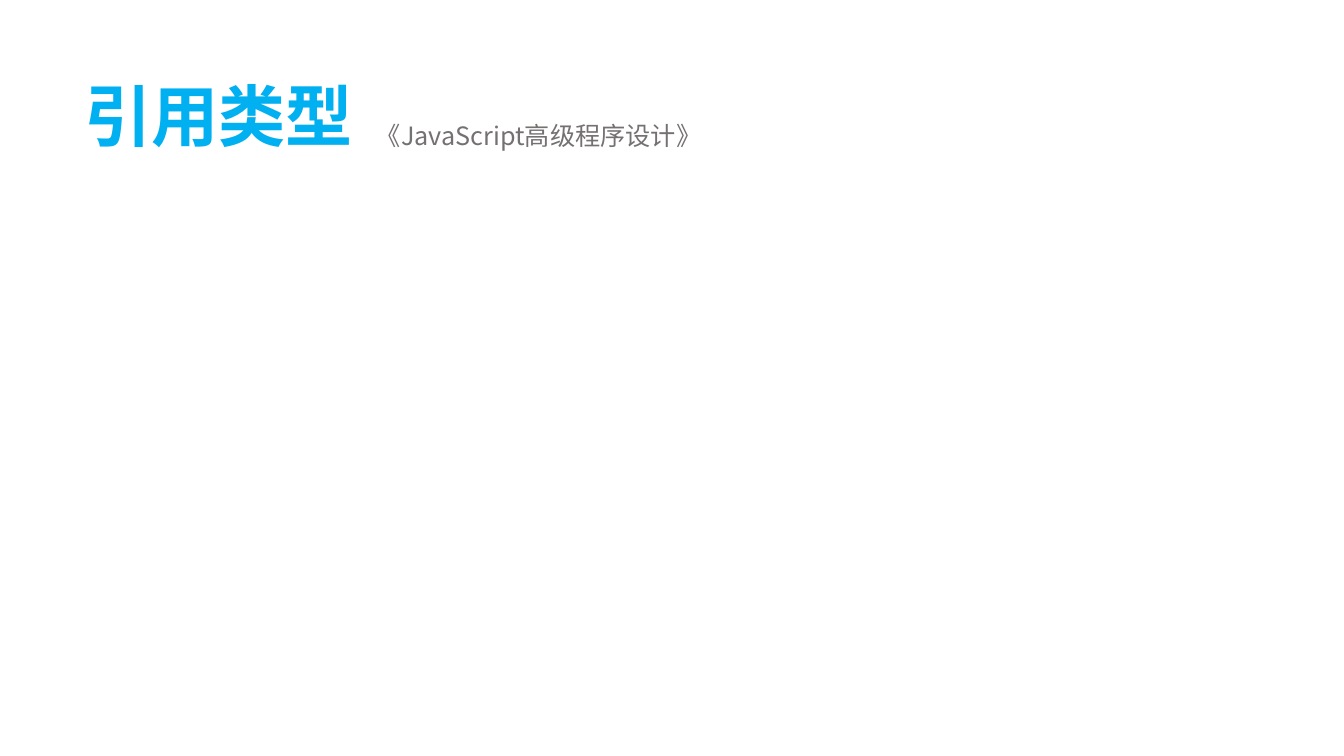
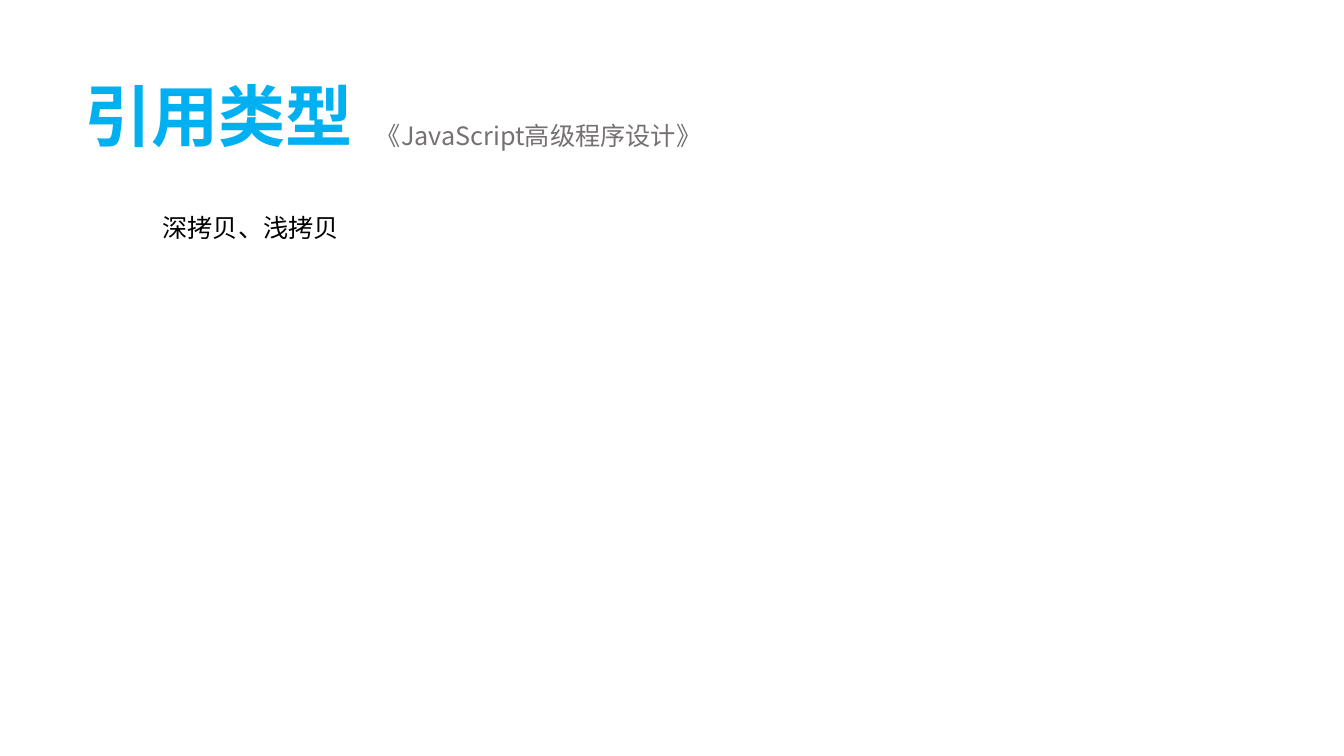
Before and after one commit to tecshuttle/interview, a slide deck: slide 4 of 2 前端/《你不知道的JavaScript》.pptx (slide 10 before the commit). Drawn at 1344x756 pixels with LibreOffice and Linux fonts; fonts in the diff are those of the drawing. Boxes give left, top, right and bottom in pixels: in the first picture for what was removed or moved away, otherwise in the second. Text is boxed around its words. In the diff, an @@ line names an element or a change of style, - is before the commit and + after.

```diff
--- a/2 前端/《你不知道的JavaScript》.pptx
+++ b/2 前端/《你不知道的JavaScript》.pptx
@@ text added at [163, 215, 339, 239], 18 pt, text #000000 @@
+深拷贝、浅拷贝
```
Also in this commit, not shown: 1 other file.
